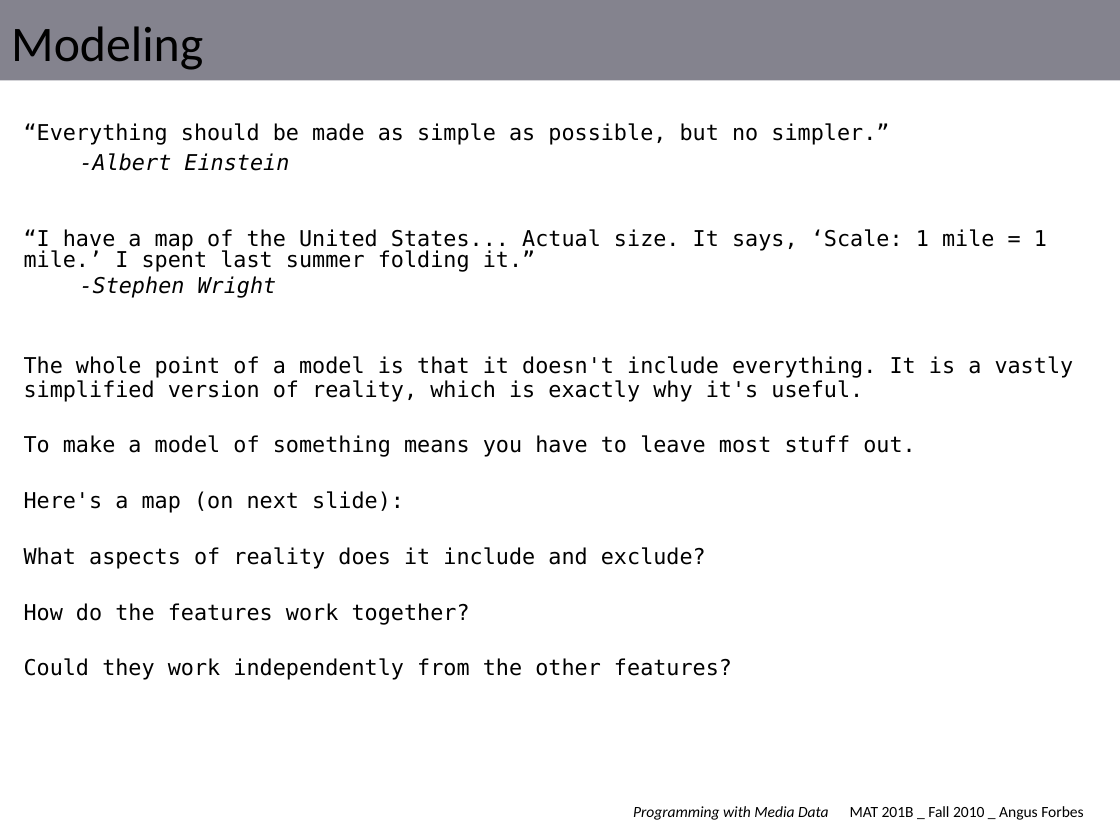
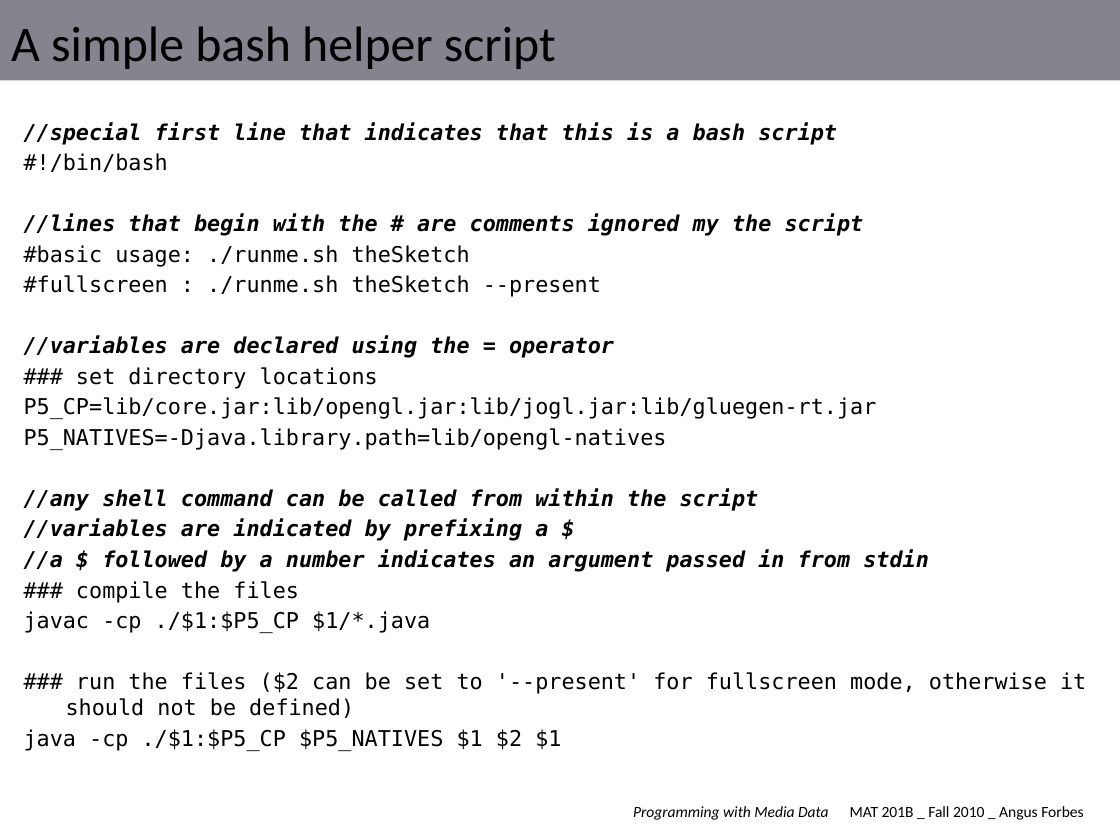
Before and after one commit to angusforbes/mat201b, a slide deck: slide 6 of slides/week2_tues.pptx (slide 4 before the commit). Drawn at 1120x840 pixels with LibreOffice and Linux fonts; fonts in the diff are those of the drawing. Boxes give left, top, right and bottom in pixels: in the first picture for what was removed or moved away, otherwise in the second. Text is boxed around its words. In the diff, an @@ line names an element or a change of style, - is before the commit and + after.

```diff
--- a/slides/week2_tues.pptx
+++ b/slides/week2_tues.pptx
@@ title at box(11, 26, 556, 69): text changed @@
-Modeling
+A simple bash helper script
@@ text at box(24, 122, 1086, 751): text changed @@
-“Everything should be made as simple as possible, but no simpler.”
--Albert Einstein
-“I have a map of the United States... Actual size. It says, ‘Scale: 1 mile = 1 mile.’ I spent last summer folding it.”
--Stephen Wright
-The whole point of a model is that it doesn't include everything. It is a vastly simplified version of reality, which is exactly why it's useful.
-To make a model of something means you have to leave most stuff out.
-Here's a map (on next slide):
-What aspects of reality does it include and exclude?
-How do the features work together?
-Could they work independently from the other features?
+//special first line that indicates that this is a bash script
+#!/bin/bash
+//lines that begin with the # are comments ignored my the script
+#basic usage: ./runme.sh theSketch
+#fullscreen : ./runme.sh theSketch --present
+//variables are declared using the = operator
+### set directory locations
+P5_CP=lib/core.jar:lib/opengl.jar:lib/jogl.jar:lib/gluegen-rt.jar
+P5_NATIVES=-Djava.library.path=lib/opengl-natives
+//any shell command can be called from within the script
+//variables are indicated by prefixing a $
+//a $ followed by a number indicates an argument passed in from stdin
+### compile the files
+javac -cp ./$1:$P5_CP $1/*.java
+### run the files ($2 can be set to '--present' for fullscreen mode, otherwise it should not be defined)
+java -cp ./$1:$P5_CP $P5_NATIVES $1 $2 $1
```
Also in this commit, not shown: 5 other slides changed, 7 slides added, 10 slides removed, 13 other files.
